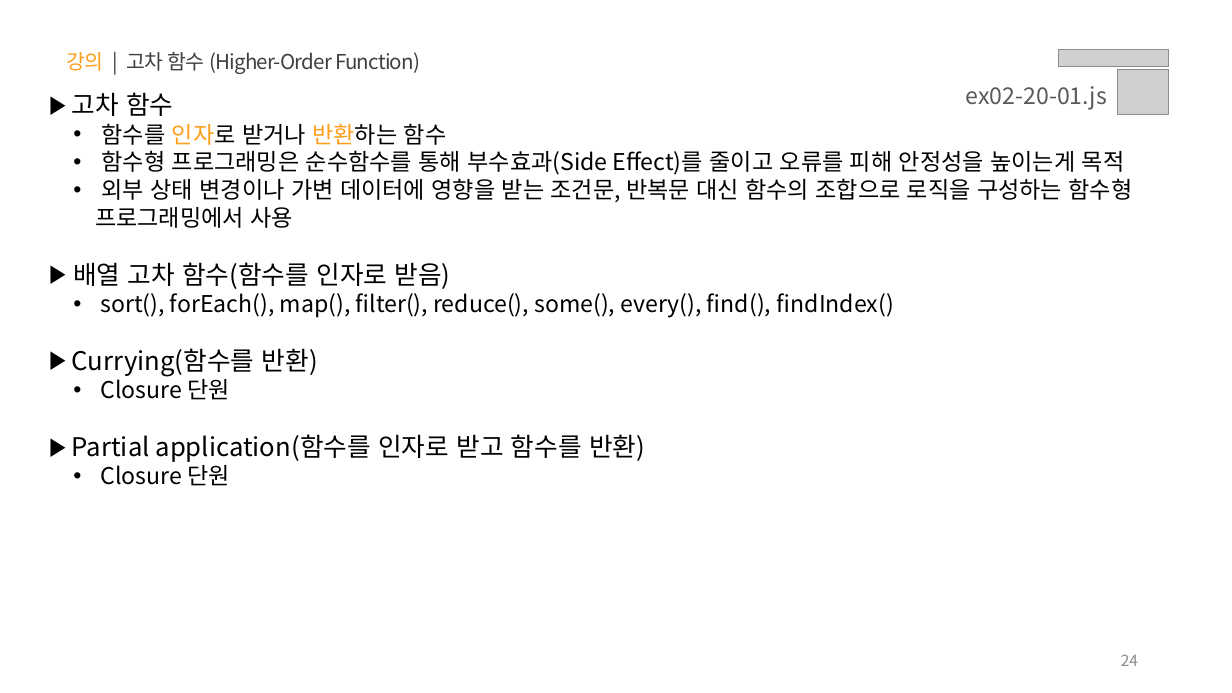
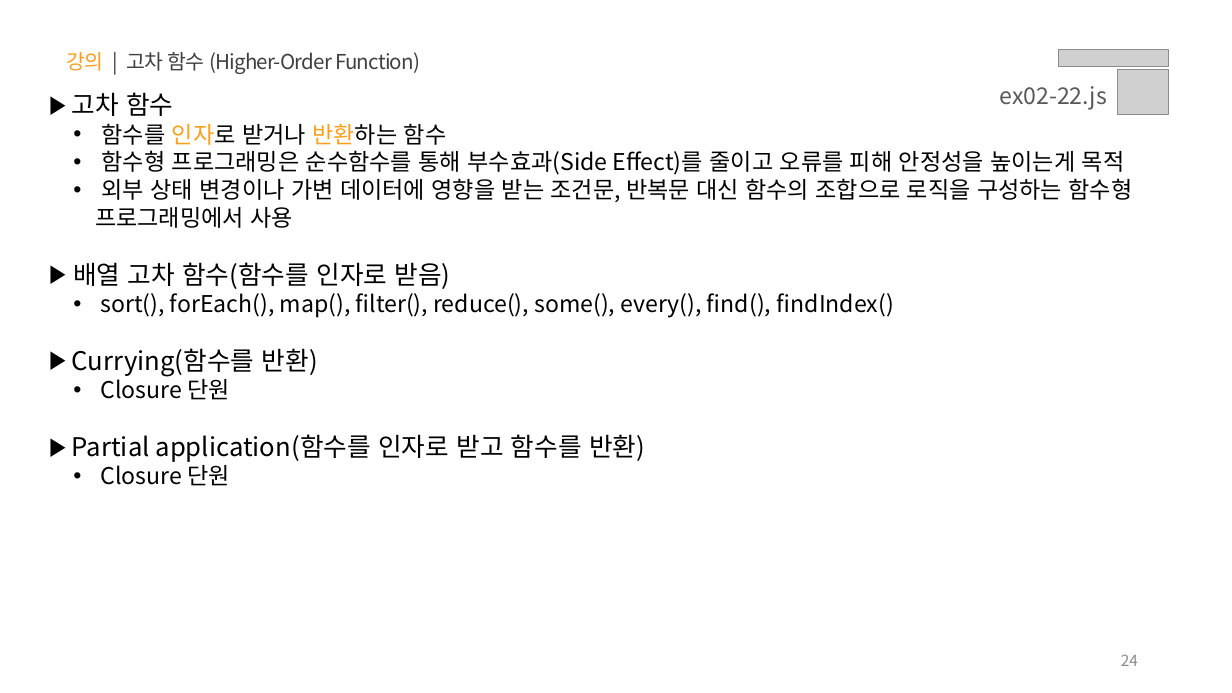
Before and after one commit to yebin-jeong/learn-js, a slide deck: slide 24 of PPT/02.자바스크립트 - 함수.pptx. Drawn at 1232x693 pixels with LibreOffice and Linux fonts; fonts in the diff are those of the drawing; grey boxes stand for pictures. Boxes give left, top, right and bottom in pixels: in the first picture for what was removed or moved away, otherwise in the second. Text is boxed around its words. In the diff, an @@ line names an element or a change of style, - is before the commit and + after.

```diff
--- a/PPT/02.자바스크립트 - 함수.pptx
+++ b/PPT/02.자바스크립트 - 함수.pptx
@@ text at <box>999,86,1107,110</box>: text changed @@
-ex02-20-01.js
+ex02-22.js
```
Also in this commit, not shown: 11 other slides changed.
